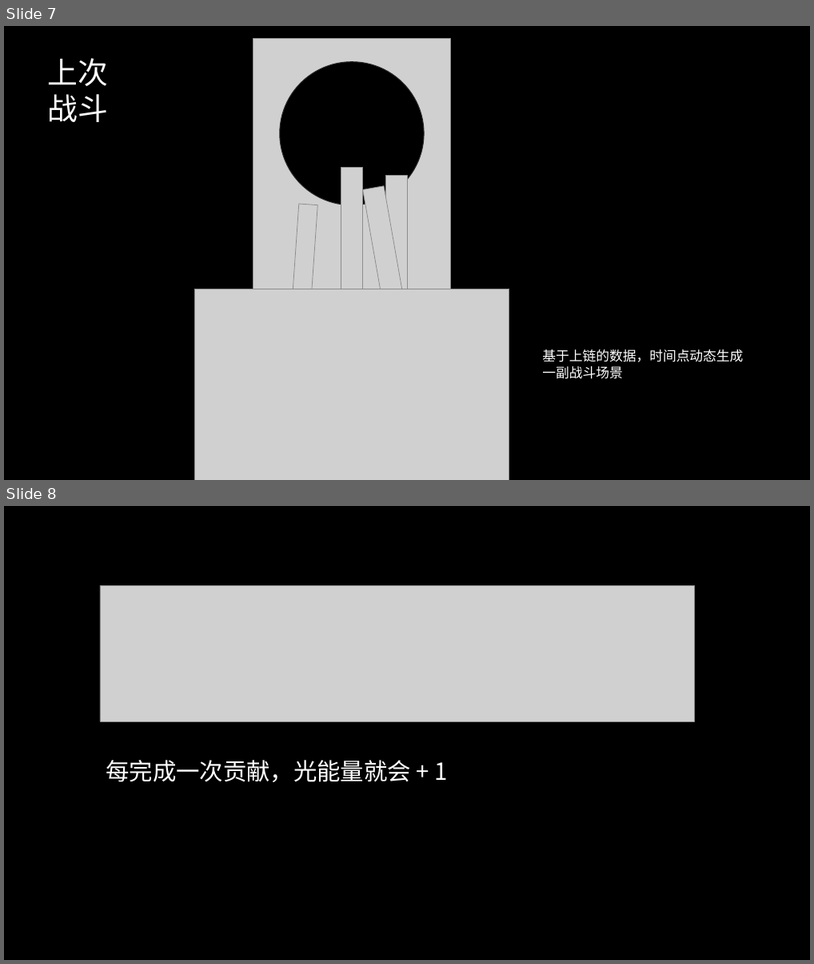
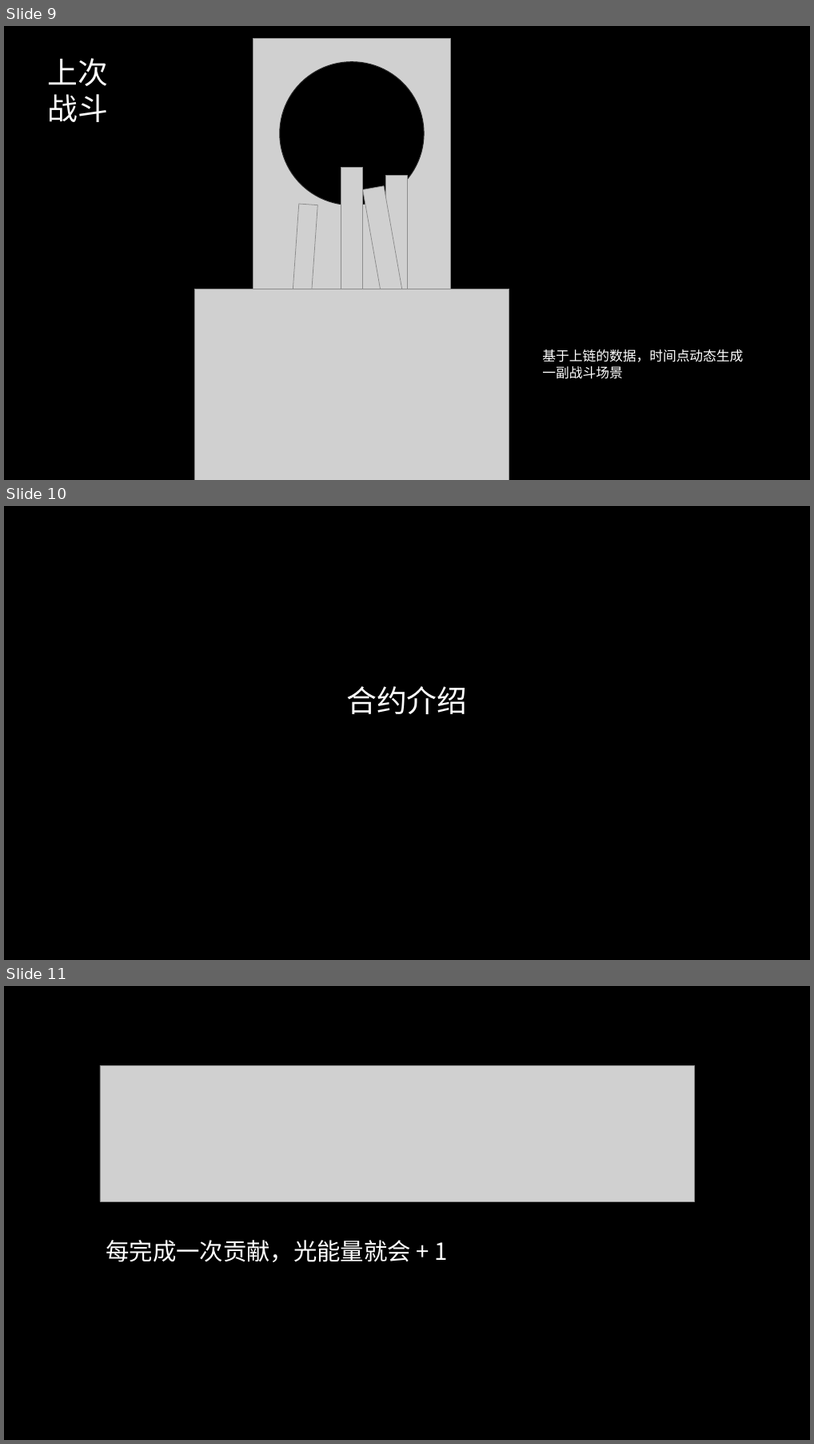
Before and after one commit to WhiteMatrixTech/Metaverse-Developers, a slide deck: projects/8/元宇宙项目介绍ppt.pptx. Shown one above the other, each under a label of ours: slides 7 and 8 before the commit, slides 9, 10 and 11 after it. The pictures are 814x964 and 814x1444 pixels, drawn with LibreOffice and Linux fonts; fonts in the diff are those of the drawing; grey boxes stand for pictures. Boxes give left, top, right and bottom in pixels: in the first picture for what was removed or moved away, otherwise in the second. Text is boxed around its words. In the diff, an @@ line names an element or a change of style, - is before the commit and + after.

```diff
--- a/projects/8/元宇宙项目介绍ppt.pptx
+++ b/projects/8/元宇宙项目介绍ppt.pptx
@@ slide 10 added at bbox=[4, 506, 810, 960], background #000000 @@
@@ text added at bbox=[346, 686, 467, 714], 36 pt, text #FFFFFF @@
+合约介绍
@@ what was slide 7 is now slide 9 @@
@@ what was slide 8 is now slide 11 @@
```
Also in this commit, not shown: 4 slides changed, 3 other slides added, 1 other file.
